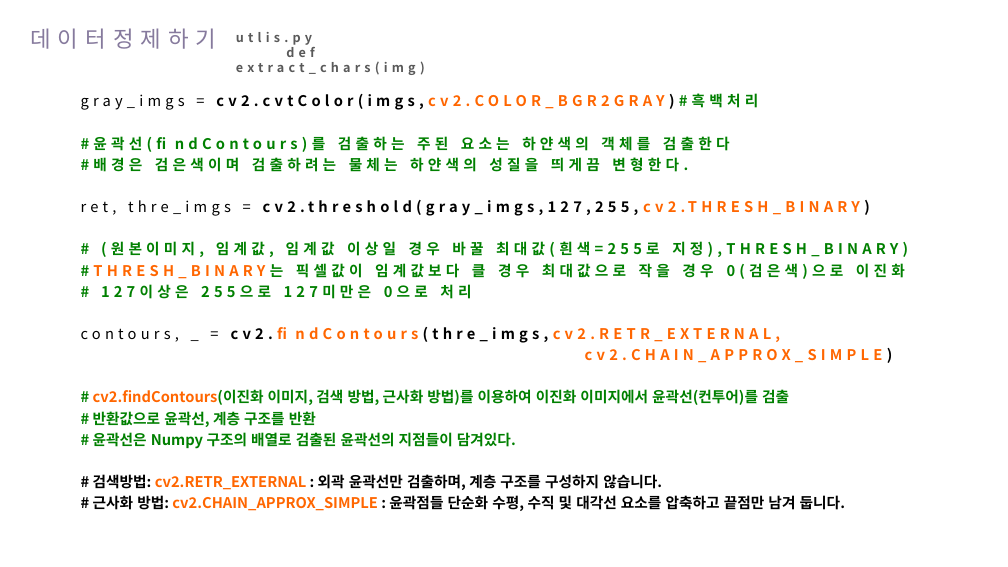
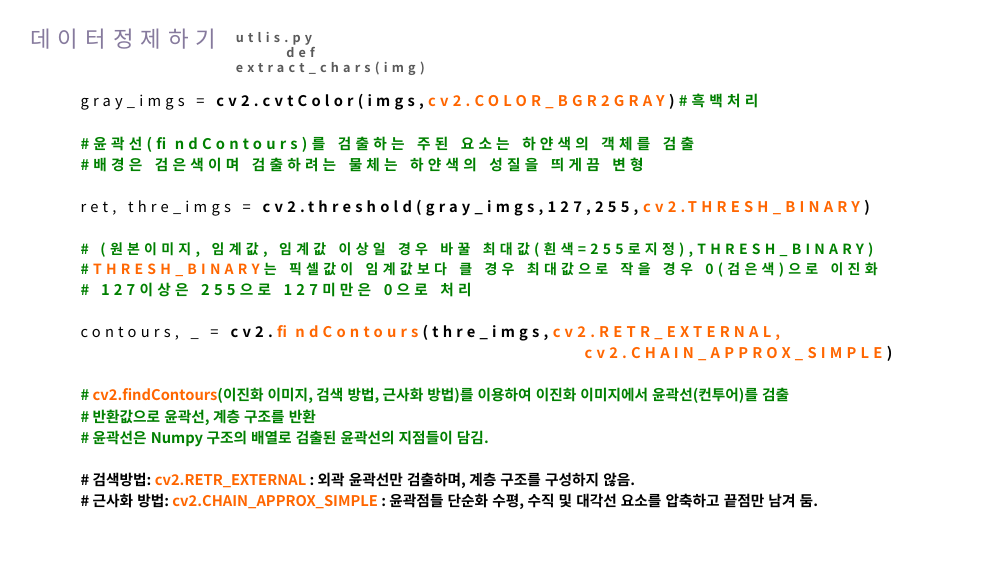
Before and after one commit to hanYijin/portfolio_2021, a slide deck: slide 10 of python데이터 분석과 이미지처리.pptx. Drawn at 1008x567 pixels with LibreOffice and Linux fonts; fonts in the diff are those of the drawing. Boxes give left, top, right and bottom in pixels: in the first picture for what was removed or moved away, otherwise in the second. Text is boxed around its words. In the diff, an @@ line names an element or a change of style, - is before the commit and + after.

```diff
--- a/python데이터 분석과 이미지처리.pptx
+++ b/python데이터 분석과 이미지처리.pptx
@@ text at bbox=[81, 134, 695, 172]: text changed @@
-#윤곽선(findContours)를 검출하는 주된 요소는 하얀색의 객체를 검출한다
-#배경은 검은색이며 검출하려는 물체는 하얀색의 성질을 띄게끔 변형한다.
+#윤곽선(findContours)를 검출하는 주된 요소는 하얀색의 객체를 검출
+#배경은 검은색이며 검출하려는 물체는 하얀색의 성질을 띄게끔 변형
@@ text at bbox=[81, 260, 878, 278]: size 21 to 20 pt in "#THRESH_BINARY는 픽셀값이 임계값보다 클 경우 최대값으로 작을 ..." @@
@@ text at bbox=[100, 242, 874, 257]: text changed; size 21 to 20 pt @@
-# (원본이미지, 임계값, 임계값 이상일 경우 바꿀 최대값(흰색=255로 지정),THRESH_BINARY)
+# (원본이미지, 임계값, 임계값 이상일 경우 바꿀 최대값(흰색=255로지정),THRESH_BINARY)
@@ text at bbox=[93, 430, 818, 509]: text changed @@
-# 윤곽선은 Numpy 구조의 배열로 검출된 윤곽선의 지점들이 담겨있다.
-# 검색방법: cv2.RETR_EXTERNAL : 외곽 윤곽선만 검출하며, 계층 구조를 구성하지 않습니다.
-# 근사화 방법: cv2.CHAIN_APPROX_SIMPLE : 윤곽점들 단순화 수평, 수직 및 대각선 요소를 압축하고 끝점만 남겨 둡니다.
+# 윤곽선은 Numpy 구조의 배열로 검출된 윤곽선의 지점들이 담김.
+# 검색방법: cv2.RETR_EXTERNAL : 외곽 윤곽선만 검출하며, 계층 구조를 구성하지 않음.
+# 근사화 방법: cv2.CHAIN_APPROX_SIMPLE : 윤곽점들 단순화 수평, 수직 및 대각선 요소를 압축하고 끝점만 남겨 둠.
```
Also in this commit, not shown: 11 other slides changed, 14 other files.
